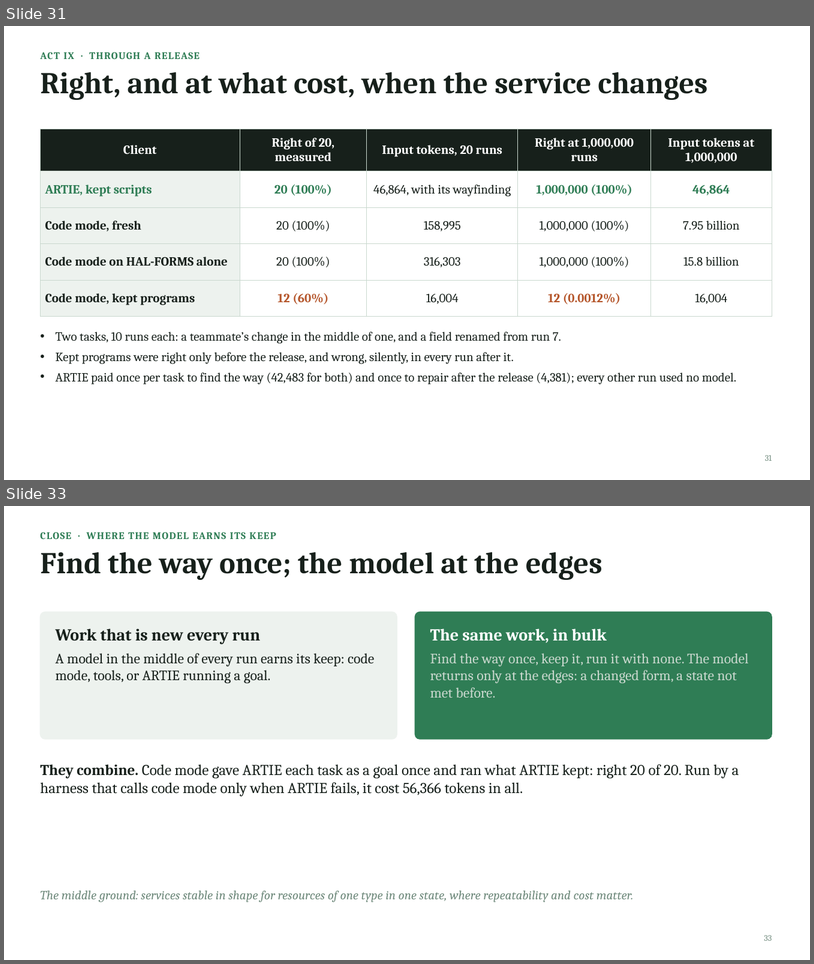
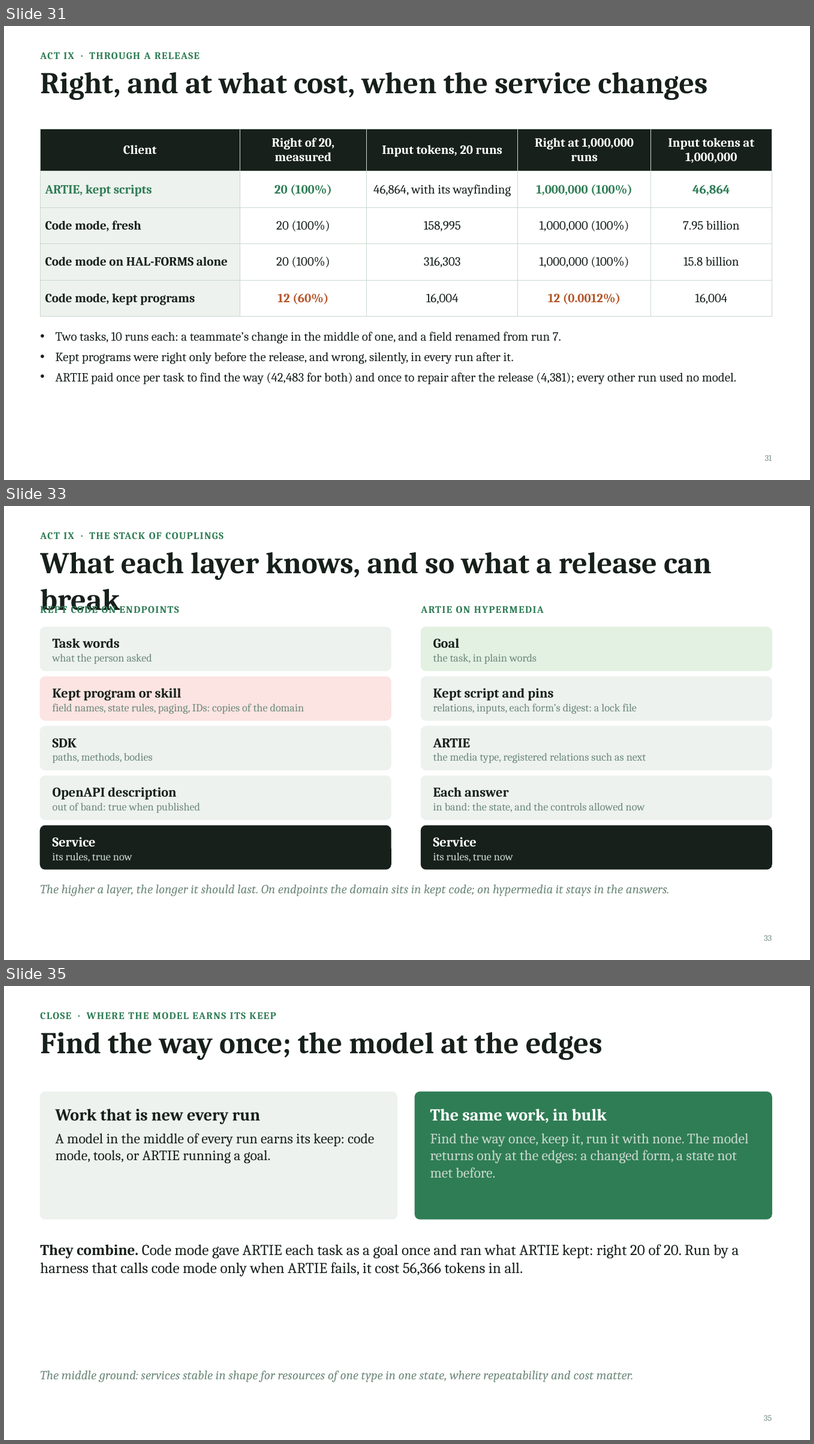
Before and after one commit to JogoShugh/heart-rise-artie, a slide deck: docs/decks/find-the-way-once/find-the-way-once.pptx. Shown one above the other, each under a label of ours: slides 31 and 33 before the commit, slides 31, 33 and 35 after it; the slides between them are not shown. The pictures are 814x964 and 814x1444 pixels, drawn with LibreOffice and Linux fonts; fonts in the diff are those of the drawing. Boxes give left, top, right and bottom in pixels: in the first picture for what was removed or moved away, otherwise in the second. Text is boxed around its words. In the diff, an @@ line names an element or a change of style, - is before the commit and + after.

```diff
--- a/docs/decks/find-the-way-once/find-the-way-once.pptx
+++ b/docs/decks/find-the-way-once/find-the-way-once.pptx
@@ slide 33 added at (4, 506, 810, 960), background #FFFFFF @@
@@ text added at (40, 532, 224, 539), 12 pt, text #2F7D55, bold @@
+ACT IX · THE STACK OF COUPLINGS
@@ text added at (40, 552, 712, 580), 36 pt, text #17201B, bold @@
+What each layer knows, and so what a release can break
@@ text added at (40, 603, 179, 615), 12 pt, text #2F7D55, bold @@
+KEPT CODE ON ENDPOINTS
@@ text added at (421, 606, 544, 613), 12 pt, text #2F7D55, bold @@
+ARTIE ON HYPERMEDIA
@@ rounded rectangle added at (40, 627, 391, 670), fill #EDF2EE, outline #EDF2EE 1 pt @@
@@ rounded rectangle added at (422, 627, 772, 670), fill #E3F1E2, outline #E3F1E2 1 pt @@
@@ text added at (53, 638, 152, 664), 13 pt, text #6F8A7C @@
+Task words
+what the person asked
@@ text added at (434, 638, 537, 664), 13 pt, text #6F8A7C @@
+Goal
+the task, in plain words
@@ rounded rectangle added at (40, 676, 391, 720), fill #FBE4E1, outline #FBE4E1 1 pt @@
@@ rounded rectangle added at (422, 676, 772, 720), fill #EDF2EE, outline #EDF2EE 1 pt @@
@@ text added at (53, 688, 305, 714), 13 pt, text #6F8A7C @@
+Kept program or skill
+field names, state rules, paging, IDs: copies of the domain
@@ text added at (434, 688, 637, 714), 13 pt, text #6F8A7C @@
+Kept script and pins
+relations, inputs, each form’s digest: a lock file
@@ rounded rectangle added at (40, 726, 391, 770), fill #EDF2EE, outline #EDF2EE 1 pt @@
@@ text added at (53, 738, 153, 763), 13 pt, text #6F8A7C @@
+SDK
+paths, methods, bodies
@@ rounded rectangle added at (422, 726, 772, 770), fill #EDF2EE, outline #EDF2EE 1 pt @@
@@ text added at (434, 738, 647, 763), 13 pt, text #6F8A7C @@
+ARTIE
+the media type, registered relations such as next
@@ rounded rectangle added at (40, 776, 391, 819), fill #EDF2EE, outline #EDF2EE 1 pt @@
@@ text added at (53, 787, 200, 813), 13 pt, text #6F8A7C @@
+OpenAPI description
+out of band: true when published
@@ rounded rectangle added at (422, 776, 772, 819), fill #EDF2EE, outline #EDF2EE 1 pt @@
@@ text added at (434, 787, 645, 811), 13 pt, text #6F8A7C @@
+Each answer
+in band: the state, and the controls allowed now
@@ rounded rectangle added at (40, 825, 391, 869), fill #17201B, outline #17201B 1 pt @@
@@ rounded rectangle added at (422, 825, 772, 869), fill #17201B, outline #17201B 1 pt @@
@@ text added at (53, 837, 132, 861), 13 pt, text #C9D8CE @@
+Service
+its rules, true now
@@ text added at (434, 837, 513, 861), 13 pt, text #C9D8CE @@
+Service
+its rules, true now
@@ text added at (40, 884, 670, 896), 15 pt, text #6F8A7C, italic @@
+The higher a layer, the longer it should last. On endpoints the domain sits in kept code; on hypermedia it stays in the answers.
@@ page number added at (764, 934, 772, 940), 10 pt, text #6F8A7C @@
+33
@@ what was slide 33 is now slide 35 @@
@@ page number at (764, 1414, 772, 1420): text changed @@
-33
+35
```
Also in this commit, not shown: 1 slide changed, 1 other slide added, 27 other files.
